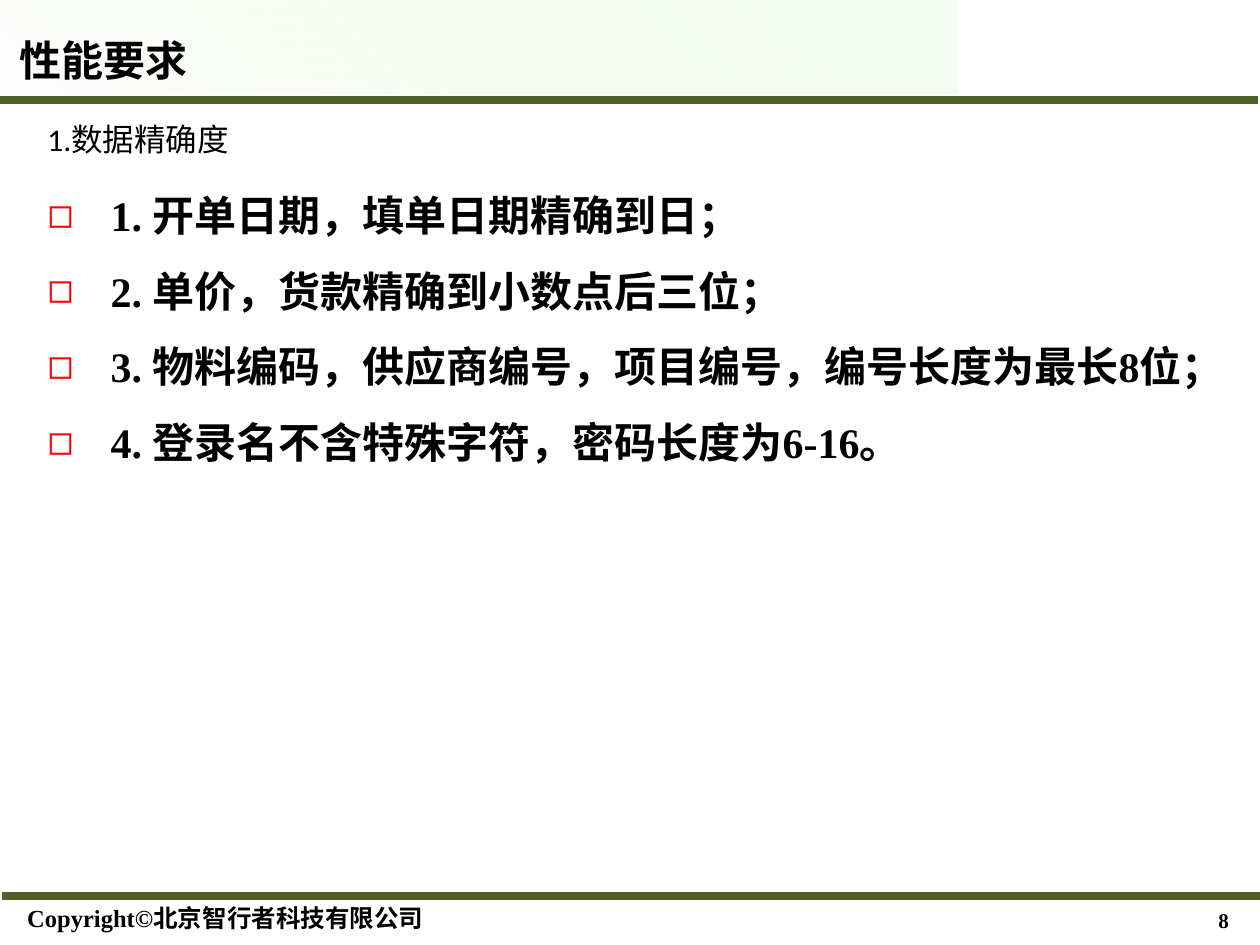
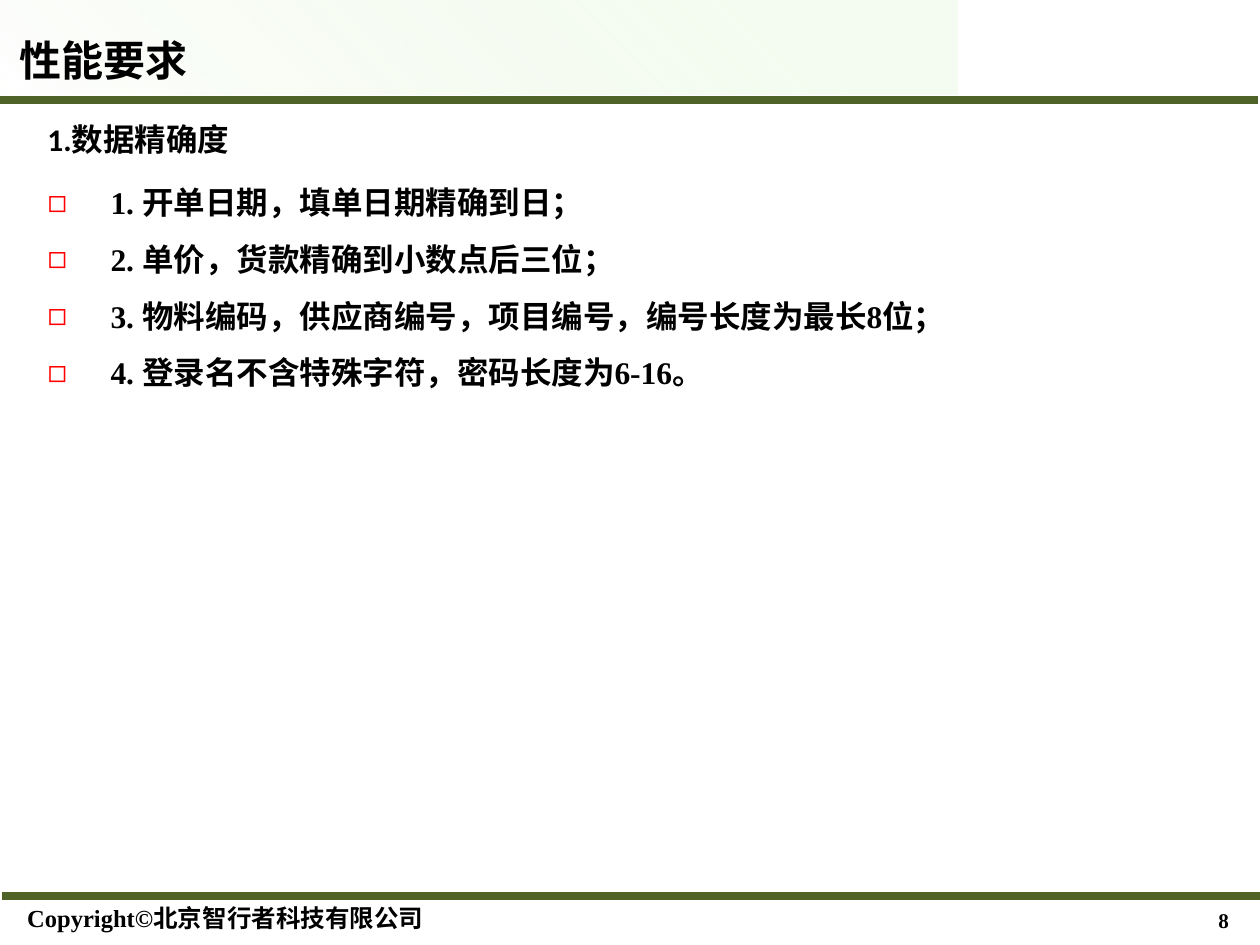
Before and after one commit to Hugohui/ERP, a slide deck: slide 8 of www/需求/ERP需求说明.pptx. Drawn at 1260x945 pixels with LibreOffice and Linux fonts; fonts in the diff are those of the drawing; background and template pictures are left out. Boxes give left, top, right and bottom in pixels: in the first picture for what was removed or moved away, otherwise in the second. Text is boxed around its words. In the diff, an @@ line names an element or a change of style, - is before the commit and + after.

```diff
--- a/www/需求/ERP需求说明.pptx
+++ b/www/需求/ERP需求说明.pptx
@@ text "1.数据精确度" at <box>47,124,229,158</box>: bold on @@
@@ text "1. 开单日期，填单日期精确到日；" at <box>111,187,945,389</box>: size 24 to 18 pt @@
```
Also in this commit, not shown: 4 other slides changed, 3 other files.
